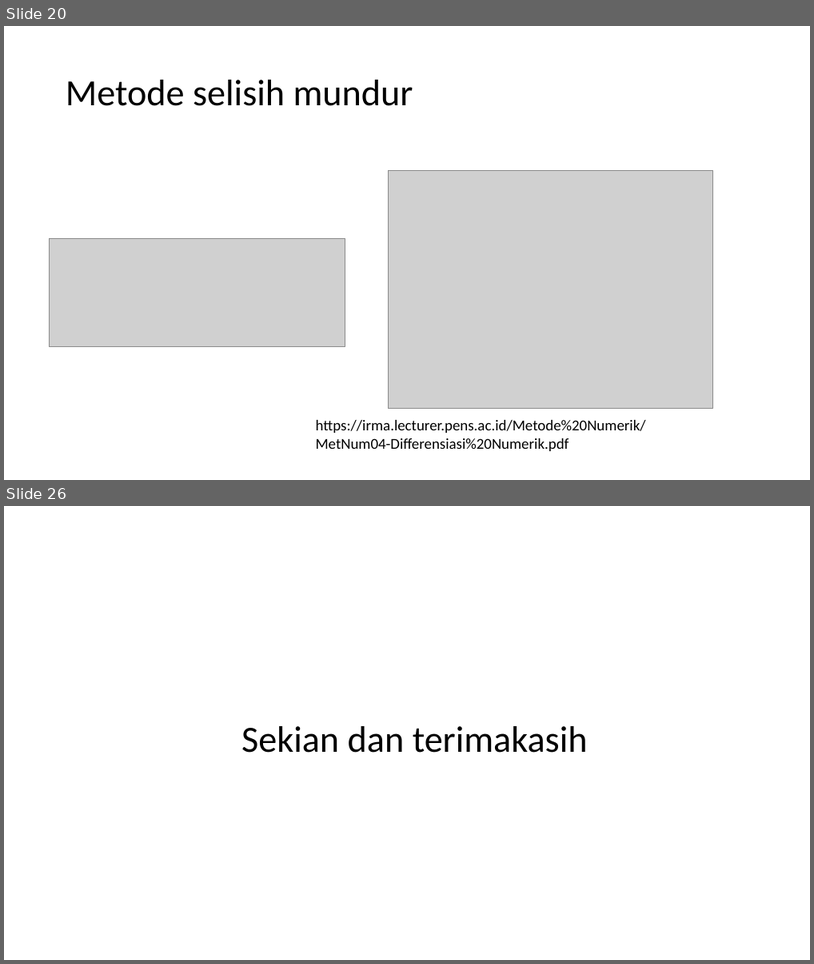
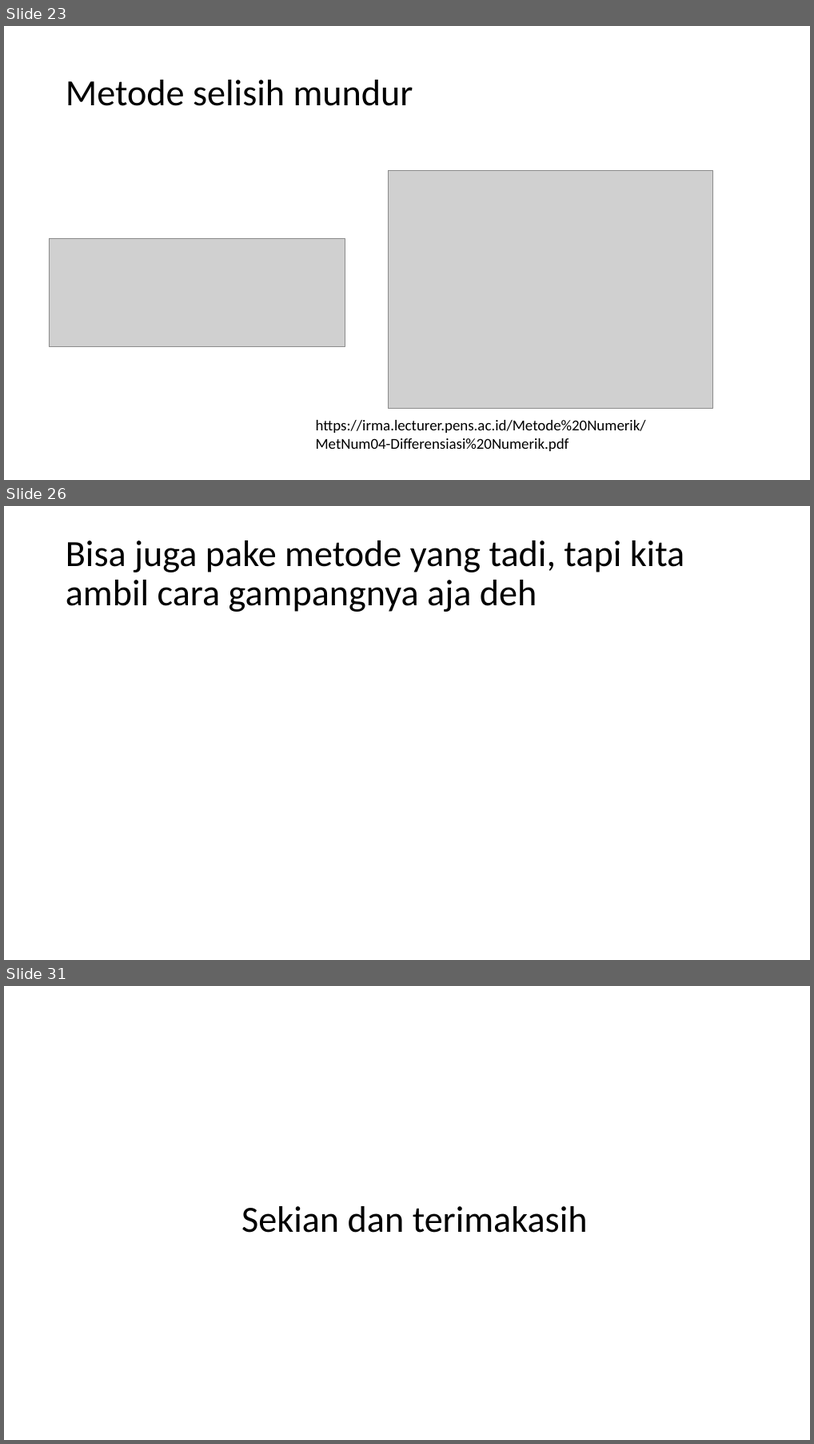
Before and after one commit to muhammadhusni777/kelasrobot_pid, a slide deck: ppt.pptx. Shown one above the other, each under a label of ours: slides 20 and 26 before the commit, slides 23, 26 and 31 after it; the slides between them are not shown. The pictures are 814x964 and 814x1444 pixels, drawn with LibreOffice and Linux fonts; fonts in the diff are those of the drawing; grey boxes stand for pictures. Boxes give left, top, right and bottom in pixels: in the first picture for what was removed or moved away, otherwise in the second. Text is boxed around its words. In the diff, an @@ line names an element or a change of style, - is before the commit and + after.

```diff
--- a/ppt.pptx
+++ b/ppt.pptx
@@ slide 26 added at box(4, 506, 810, 960), background #FFFFFF @@
@@ title added at box(66, 540, 686, 612), 44 pt, text #000000 @@
+Bisa juga pake metode yang tadi, tapi kita ambil cara gampangnya aja deh
@@ what was slide 20 is now slide 23 @@
@@ what was slide 26 is now slide 31 @@
```
Also in this commit, not shown: 9 slides changed, 6 other slides added, 2 slides removed, 4 other files.
